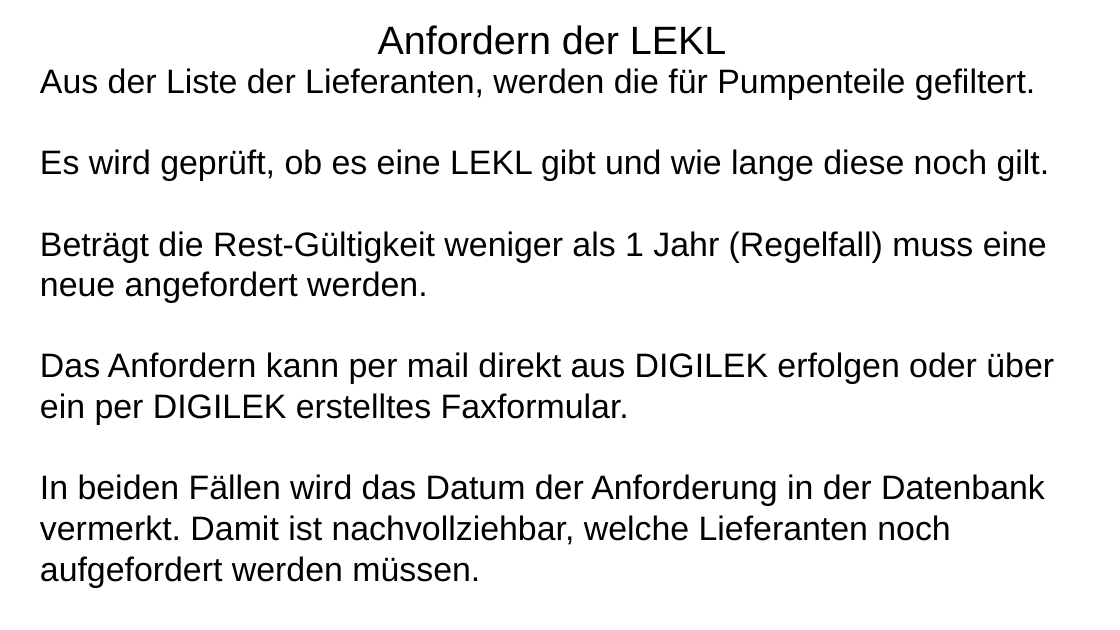
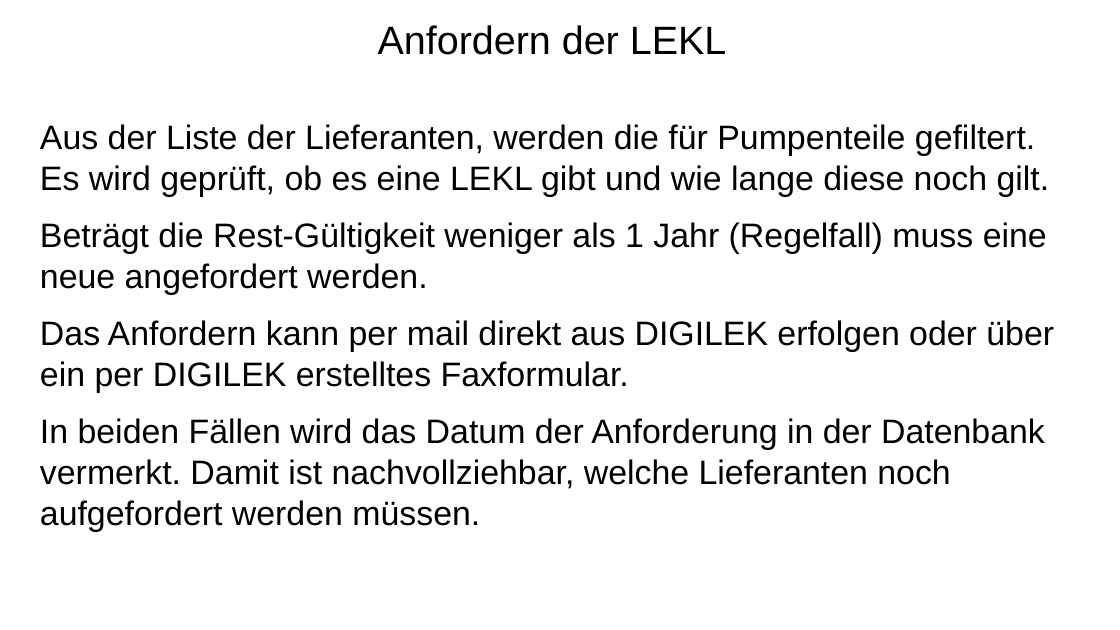
Before and after one commit to KlausEtscheidt/Zoll, a slide deck: slide 13 of LieferErklaer/doku/Hintergrund/Ueberblick_Präferenzberechtigung.pptx. Drawn at 1120x630 pixels with LibreOffice and Linux fonts; fonts in the diff are those of the drawing. Boxes give left, top, right and bottom in pixels: in the first picture for what was removed or moved away, otherwise in the second. Text is boxed around its words. In the diff, an @@ line names an element or a change of style, - is before the commit and + after.

Commit message:
Ersatzteilfilter und TeileDialog dazu
EIngabde der teilespez lekl in Dialog

```diff
--- a/LieferErklaer/doku/Hintergrund/Ueberblick_Präferenzberechtigung.pptx
+++ b/LieferErklaer/doku/Hintergrund/Ueberblick_Präferenzberechtigung.pptx
@@ text at [40, 124, 1050, 196]: text changed @@
-Aus der Liste der Lieferanten, werden die für Pumpenteile gefiltert.
-Es wird geprüft, ob es eine LEKL gibt und wie lange diese noch gilt.
+Aus der Liste der Lieferanten, werden die für Pumpenteile gefiltert.
+Es wird geprüft, ob es eine LEKL gibt und wie lange diese noch gilt.
@@ text at [40, 222, 1054, 532]: highlight none to #000000 in "Beträgt die Rest-Gültigkeit weniger als 1 Jahr ...", "Das Anfordern kann per mail direkt aus ...", "In beiden Fällen wird das Datum der ..."; more space between paragraphs @@
```
Also in this commit, not shown: 17 other slides changed, 27 other files.
